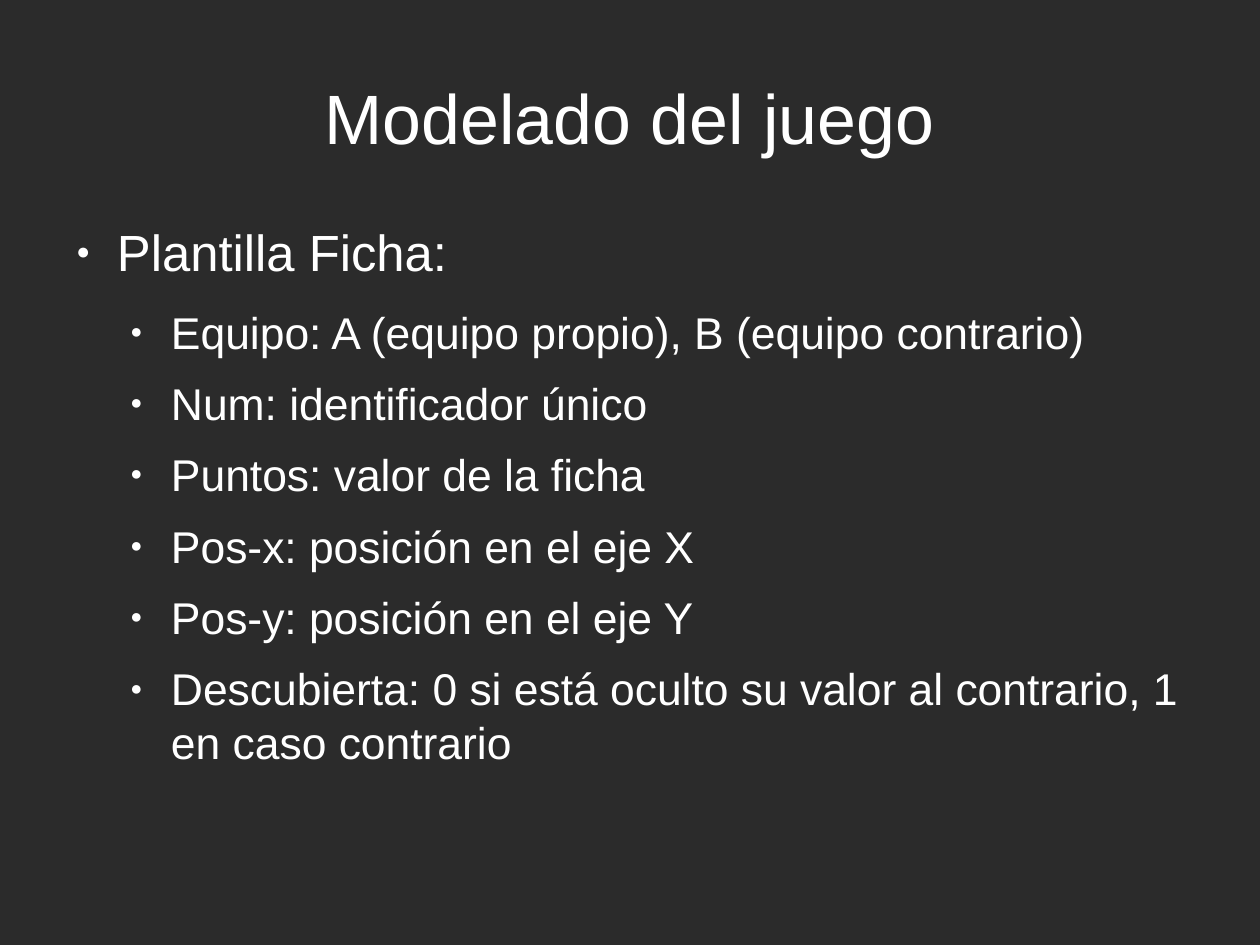
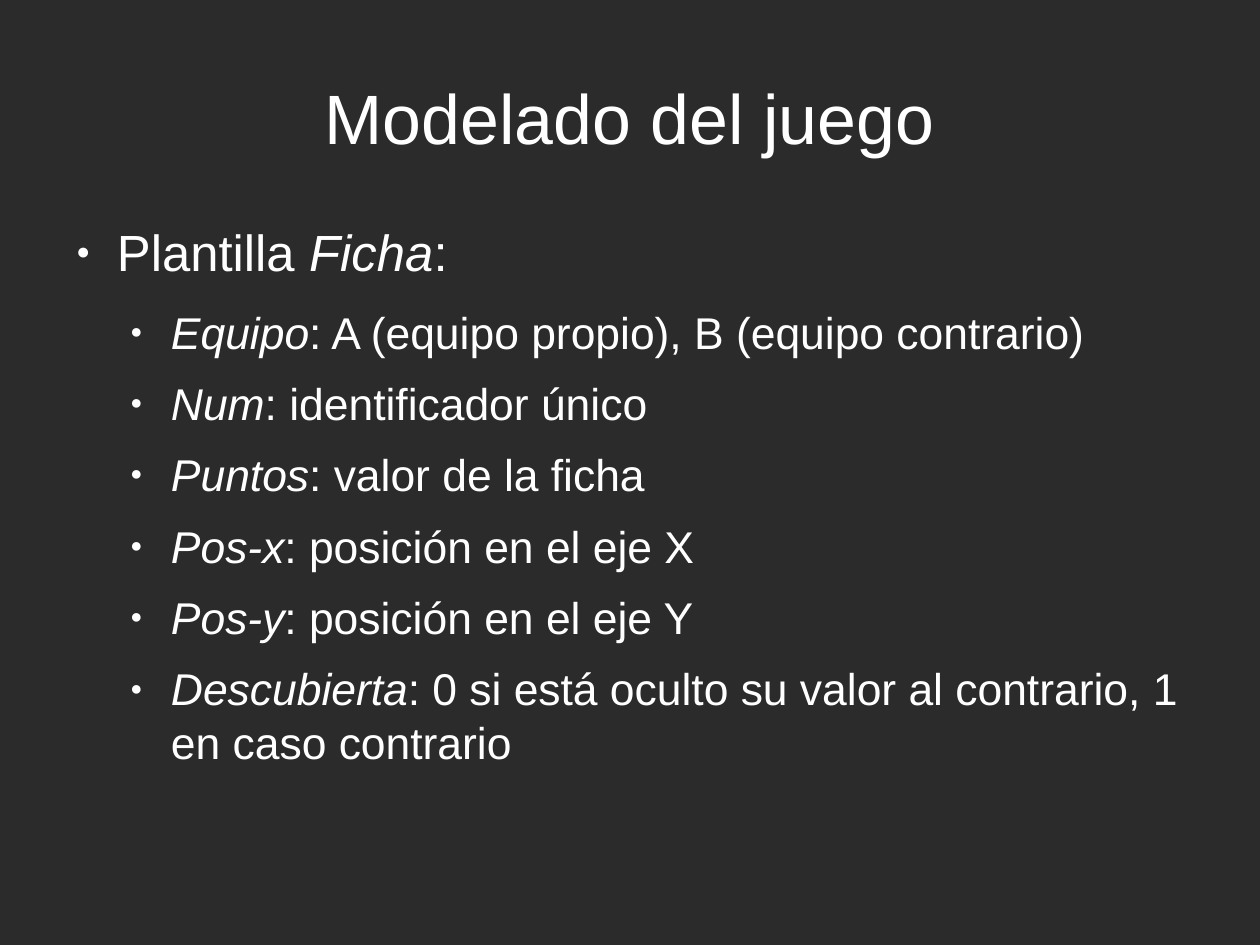
Before and after one commit to rompehielos013013013/gsiege, a slide deck: slide 20 of presentacion/expertoUCLM2014/SSEE-IA.odp. Drawn at 1260x945 pixels with LibreOffice and Linux fonts; fonts in the diff are those of the drawing; background and template pictures are left out; a plain dark background stands for a picture behind light text. Boxes give left, top, right and bottom in pixels: in the first picture for what was removed or moved away, otherwise in the second. Text is boxed around its words. In the diff, an @@ line names an element or a change of style, - is before the commit and + after.

```diff
--- a/presentacion/expertoUCLM2014/SSEE-IA.odp
+++ b/presentacion/expertoUCLM2014/SSEE-IA.odp
@@ text "Plantilla Ficha:" at [117,234,1178,760]: italic on in "Ficha:", "Equipo:", "Num:", "Puntos:" and 3 more places @@
```
Also in this commit, not shown: 17 other slides changed, 6 slides added, 1 other file.
